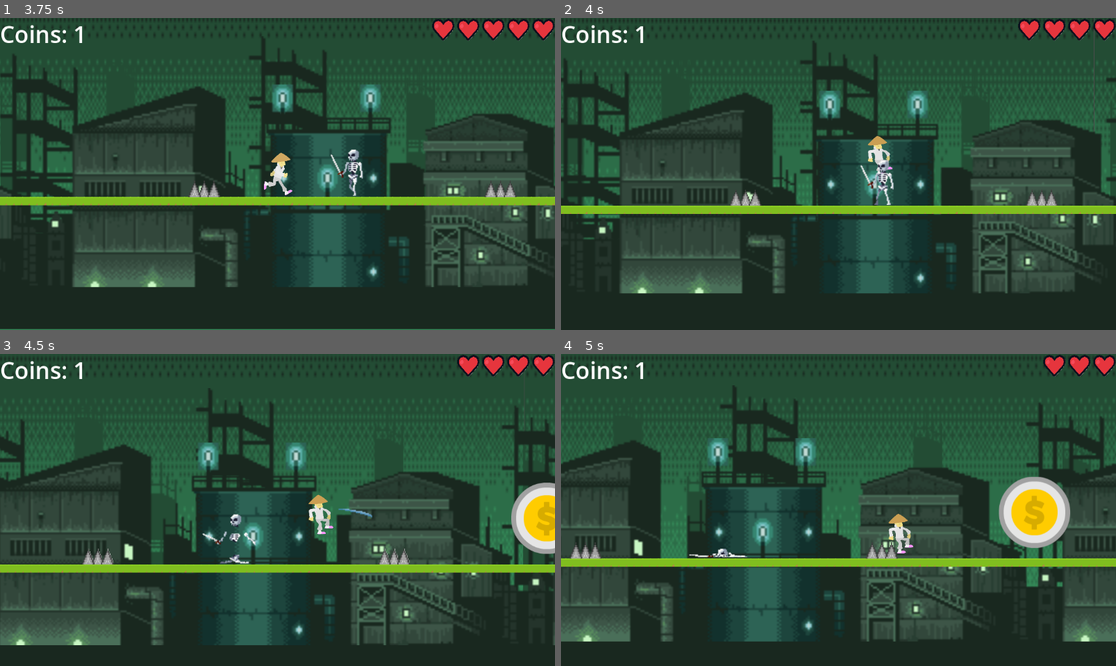
Above: before the commit, frames 1-4 (two rows, left to right).
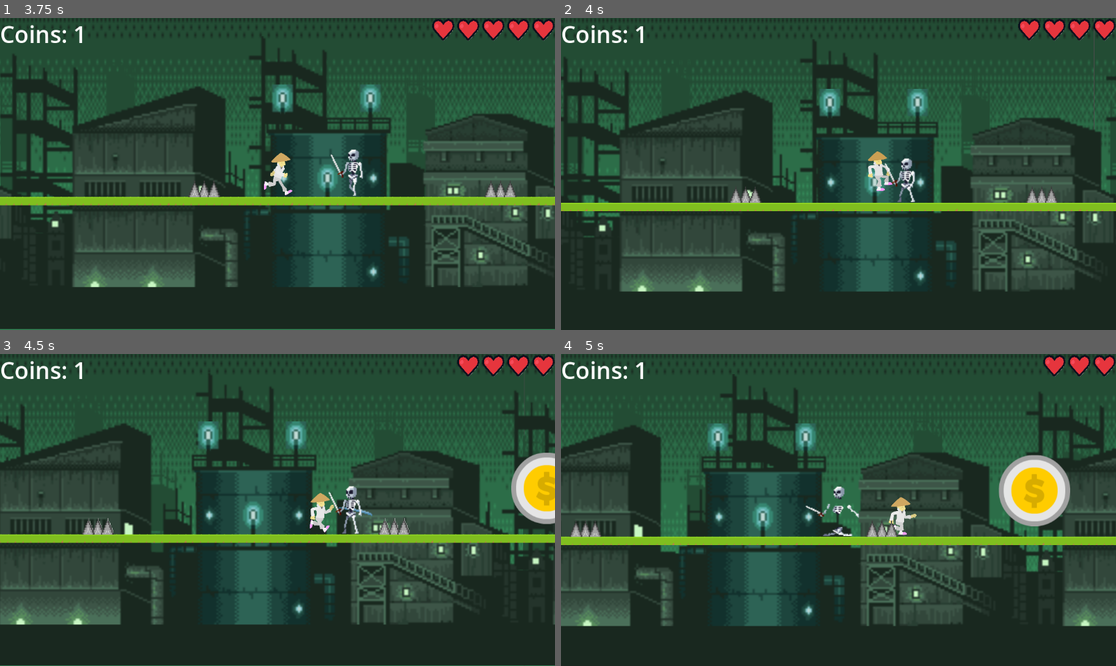
Above: after the commit, the same moments.

Repository: PietPadda/godot-2d-platformer
Game: Godot game, scene res://ui/main_menu.tscn
Two runs of this game, one before a commit and one after it. Both use one fixed random seed, a clock stepped at 60 frames per second and the inputs below.
Inputs:
- Up to frame 1 (3.75 s): click "Play Game" at 0.5 s; tap Enter (ui_accept) at 1.25, 1.52, 2.27 s; hold Right (ui_right) 1.28-2.78 s; tap Ctrl (attack) at 1.35, 2.85 s; tap Shift (block) at 2.1, 3.6 s; hold Left (ui_left) 2.78-3.53 s; hold Right (ui_right) from 3.53 s (still down)
- Up to frame 2 (4 s): keep holding Right (ui_right); tap Enter (ui_accept) at 3.77 s
- Up to frame 3 (4.5 s): keep holding Right (ui_right); tap Ctrl (attack) at 4.35 s
- Up to frame 4 (5 s): keep holding Right (ui_right); tap Enter (ui_accept) at 4.52 s

Frame 1 is identical in both runs. In frame 2, 7.2% of the frame differs, in the area x 0-100%, y 6-89%; in frame 3, 28%, in the area x 0-100%, y 0-100%; in frame 4, 25%.

Commit message:
fix(slash&hearts ui): slash hitbox set defauly off and ui hearts delayed one frame

Diff:
--- a/godot-2d-platformer/mob/mob.tscn
+++ b/godot-2d-platformer/mob/mob.tscn
@@ -183,10 +183,10 @@
 height = 46.0
 
 [sub_resource type="RectangleShape2D" id="RectangleShape2D_pirjb"]
-size = Vector2(27.5, 6.5)
+size = Vector2(23.5, 0.5)
 
 [sub_resource type="RectangleShape2D" id="RectangleShape2D_mixeo"]
-size = Vector2(27.5, 41.5)
+size = Vector2(27.5, 47.5)
 
 [sub_resource type="CircleShape2D" id="CircleShape2D_pirjb"]
 radius = 332.014
@@ -212,14 +212,14 @@
 scale = Vector2(2, 2)
 
 [node name="CollisionShape2D" type="CollisionShape2D" parent="StompDetector"]
-position = Vector2(-0.25, -11.75)
+position = Vector2(-0.25, -14.75)
 shape = SubResource("RectangleShape2D_pirjb")
 
 [node name="SideDetector" type="Area2D" parent="."]
 scale = Vector2(2, 2)
 
 [node name="CollisionShape2D" type="CollisionShape2D" parent="SideDetector"]
-position = Vector2(-0.25, 12.25)
+position = Vector2(-0.25, 9.25)
 shape = SubResource("RectangleShape2D_mixeo")
 
 [node name="DeathTimer" type="Timer" parent="."]
--- a/godot-2d-platformer/player/player.tscn
+++ b/godot-2d-platformer/player/player.tscn
@@ -300,6 +300,7 @@
 [node name="CollisionShape2D" type="CollisionShape2D" parent="SlashEffect/Hitbox"]
 position = Vector2(-3.77777, -5.77778)
 shape = SubResource("RectangleShape2D_2ieo8")
+disabled = true
 
 [node name="Shield" type="Area2D" parent="."]
 position = Vector2(17, 9)
--- a/godot-2d-platformer/ui/ui.gd
+++ b/godot-2d-platformer/ui/ui.gd
@@ -26,6 +26,10 @@
 	# loop through all  children of HealthBar (our TextureRects)
 	for heart in health_bar.get_children(): # get each child (heart)
 		hearts.append(heart) # add each child to array
+
+	# wait one frame to let initialisation occur
+	# otherwise UI won't update!
+	await get_tree().process_frame # wait ONE frame
 	GameEvents.health_changed.connect(update_health_bar) # health_changed called on signal
 	update_health_bar(GameEvents.current_health) # update health bar
 
